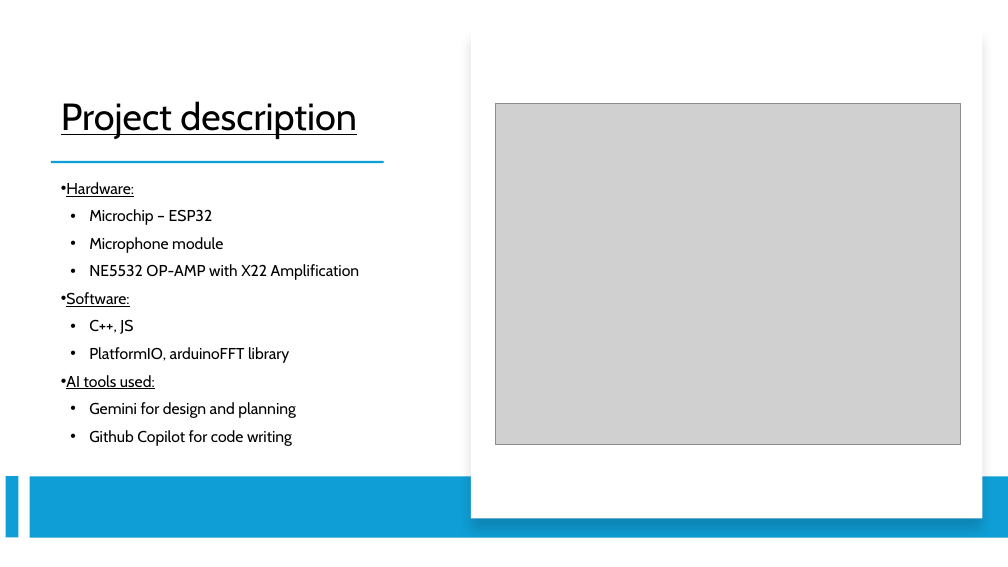
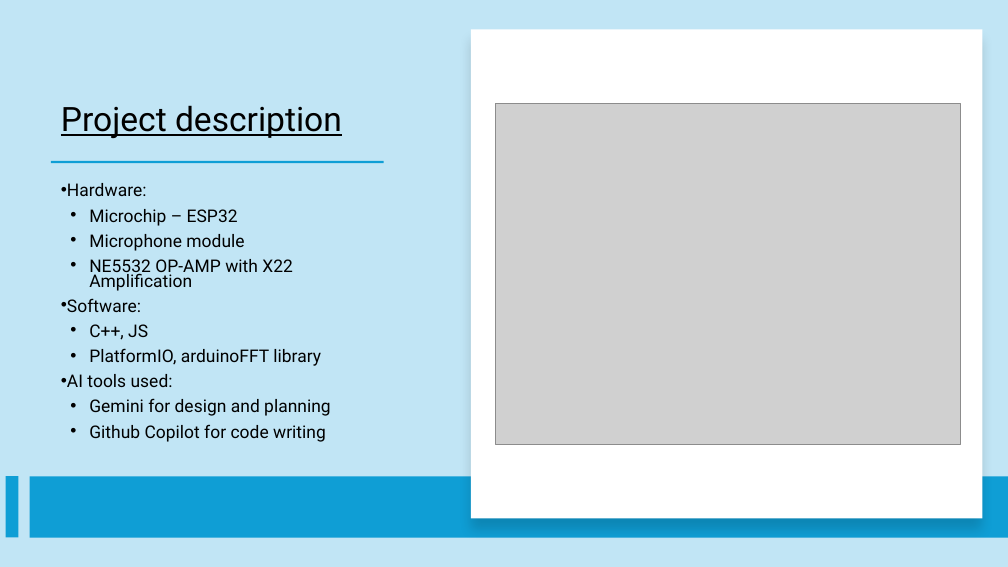
Before and after one commit to abrahamziv/ESP_FFT, a slide deck: slide 2 of assets/Presentation.pptx. Drawn at 1008x567 pixels with LibreOffice and Linux fonts; fonts in the diff are those of the drawing; grey boxes stand for pictures. Boxes give left, top, right and bottom in pixels: in the first picture for what was removed or moved away, otherwise in the second. Text is boxed around its words. In the diff, an @@ line names an element or a change of style, - is before the commit and + after.

```diff
--- a/assets/Presentation.pptx
+++ b/assets/Presentation.pptx
@@ background #FFFFFF to #C1E5F5 @@
@@ title "Project description" at <box>61,105,342,138</box>: size 36 to 32 pt, font Cabin to Roboto @@
@@ subtitle "Hardware:" at <box>67,183,331,442</box>: size 15 to 16.6 pt, font Cabin to Roboto; underline off in "Hardware:", "Software:", "AI tools used:"; line spacing 0.9 to 0.7 @@
```
Also in this commit, not shown: 1 other slide changed, 1 slide added, 3 other files.
